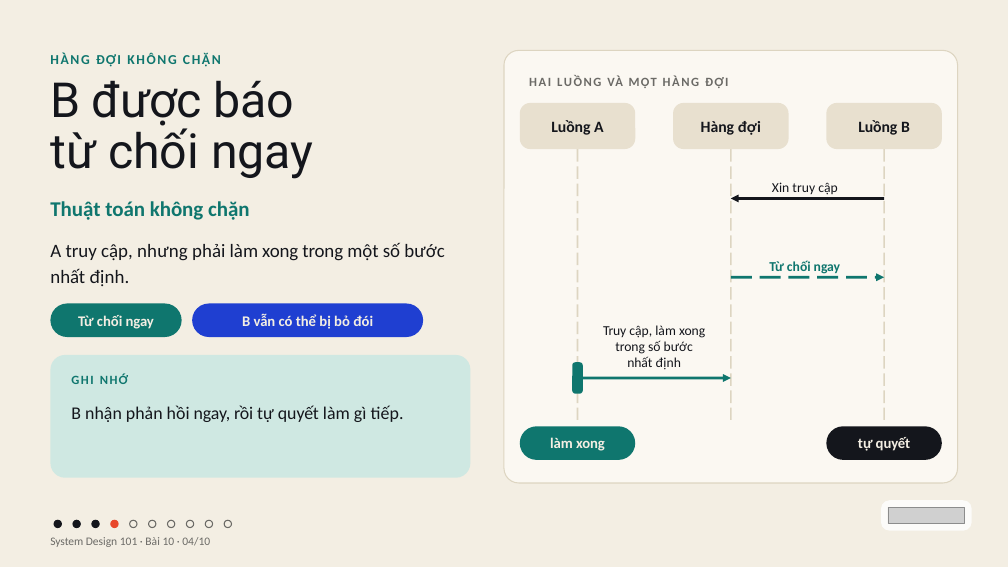
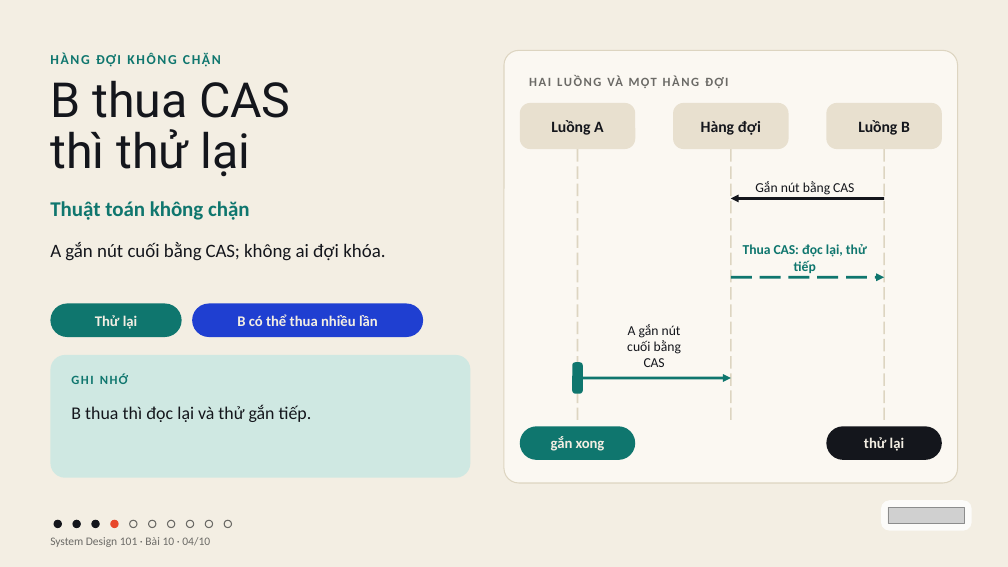
Before and after one commit to vohoailinh90/tool-marketing-studio, a slide deck: slide 4 of system-design-101/vi/lessons/sd-10-010/slides/sd-10-010.pptx. Drawn at 1008x567 pixels with LibreOffice and Linux fonts; fonts in the diff are those of the drawing; grey boxes stand for pictures. Boxes give left, top, right and bottom in pixels: in the first picture for what was removed or moved away, otherwise in the second. Text is boxed around its words. In the diff, an @@ line names an element or a change of style, - is before the commit and + after.

```diff
--- a/system-design-101/vi/lessons/sd-10-010/slides/sd-10-010.pptx
+++ b/system-design-101/vi/lessons/sd-10-010/slides/sd-10-010.pptx
@@ text at (50, 80, 289, 177): text changed @@
-B được báo
-từ chối ngay
+B thua CAS
+thì thử lại
@@ text at (755, 181, 854, 195): text changed @@
-Xin truy cập
+Gắn nút bằng CAS
@@ text at (50, 242, 385, 261): text changed @@
-A truy cập, nhưng phải làm xong trong một số bước nhất định.
+A gắn nút cuối bằng CAS; không ai đợi khóa.
@@ text at (743, 244, 867, 273): text changed @@
-Từ chối ngay
+Thua CAS: đọc lại, thử tiếp
@@ text in rounded rectangle at (95, 315, 137, 329): text changed @@
-Từ chối ngay
+Thử lại
@@ text in rounded rectangle at (237, 314, 378, 326): text changed @@
-B vẫn có thể bị bỏ đói
+B có thể thua nhiều lần
@@ text at (627, 324, 681, 367): text changed @@
-Truy cập, làm xong
-trong số bước
-nhất định
+A gắn nút
+cuối bằng
+CAS
@@ text at (71, 405, 312, 422): text changed @@
-B nhận phản hồi ngay, rồi tự quyết làm gì tiếp.
+B thua thì đọc lại và thử gắn tiếp.
@@ text in rounded rectangle at (551, 436, 605, 451): text changed @@
-làm xong
+gắn xong
@@ text in rounded rectangle at (864, 437, 904, 451): text changed @@
-tự quyết
+thử lại
```
Also in this commit, not shown: 9 other slides changed.
